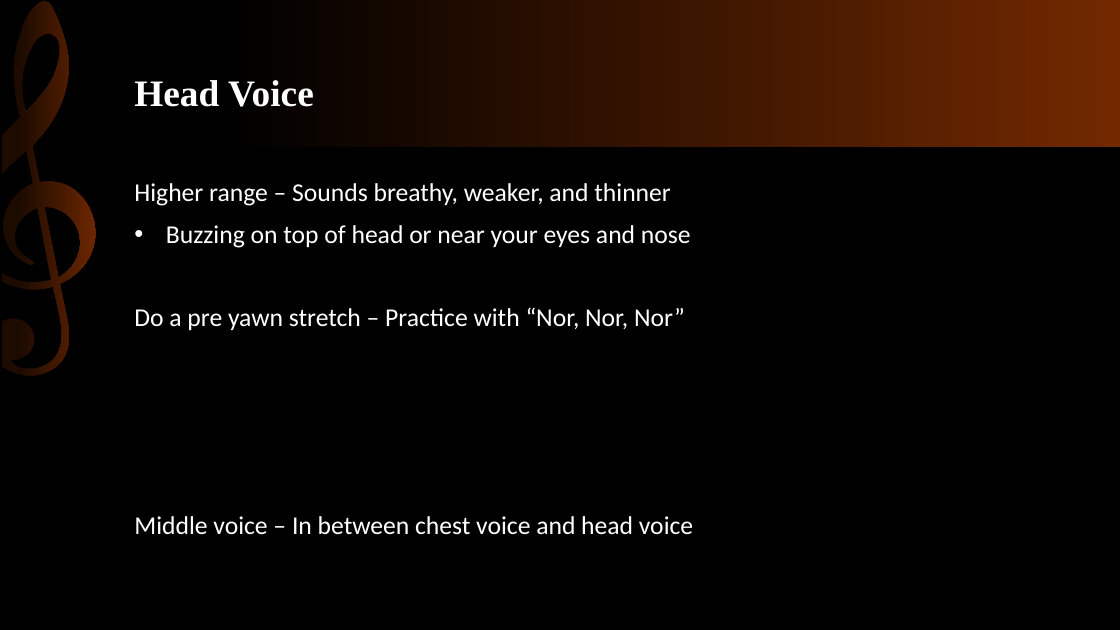
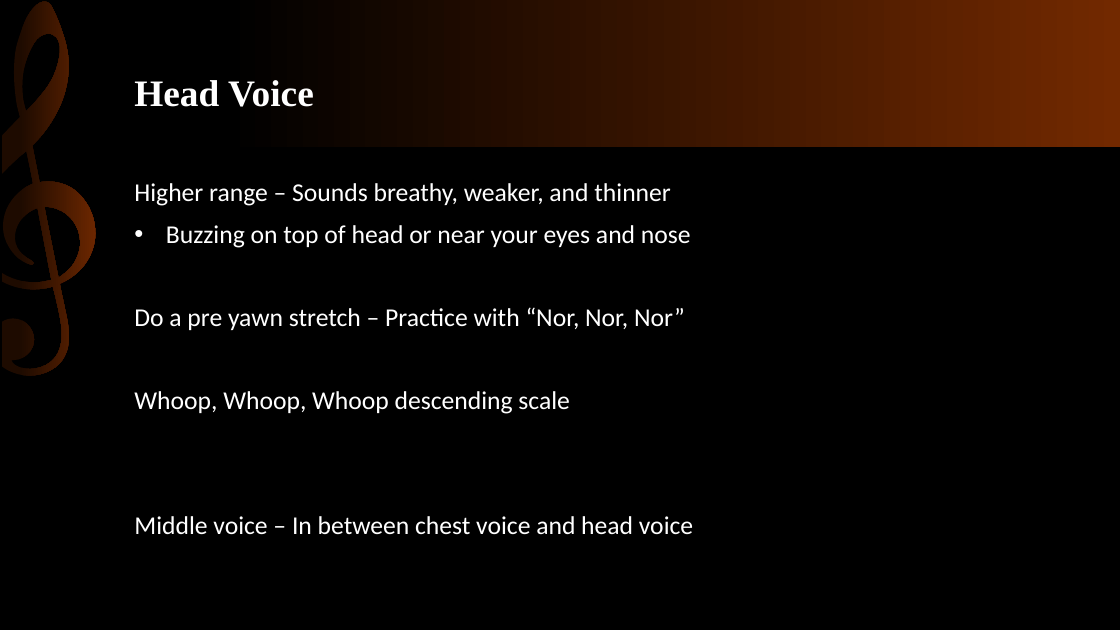
Before and after one commit to KnowledgeMavens/Science-Tech, a slide deck: slide 9 of Singing Basics 02-03-18/SInging Basics.pptx (slide 10 before the commit). Drawn at 1120x630 pixels with LibreOffice and Linux fonts; fonts in the diff are those of the drawing. Boxes give left, top, right and bottom in pixels: in the first picture for what was removed or moved away, otherwise in the second. Text is boxed around its words. In the diff, an @@ line names an element or a change of style, - is before the commit and + after.

```diff
--- a/Singing Basics 02-03-18/SInging Basics.pptx
+++ b/Singing Basics 02-03-18/SInging Basics.pptx
@@ text at bbox=[134, 391, 570, 414]: paragraph added @@
+Whoop, Whoop, Whoop descending scale
```
Also in this commit, not shown: 6 other slides changed.
